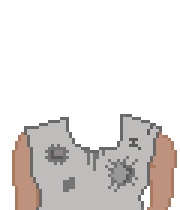
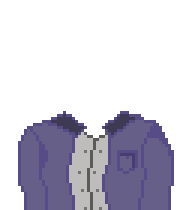
Two versions of the same layered image (180×210). Layer-by-layer changes:
painted on "body" over [12, 111, 177, 210]
